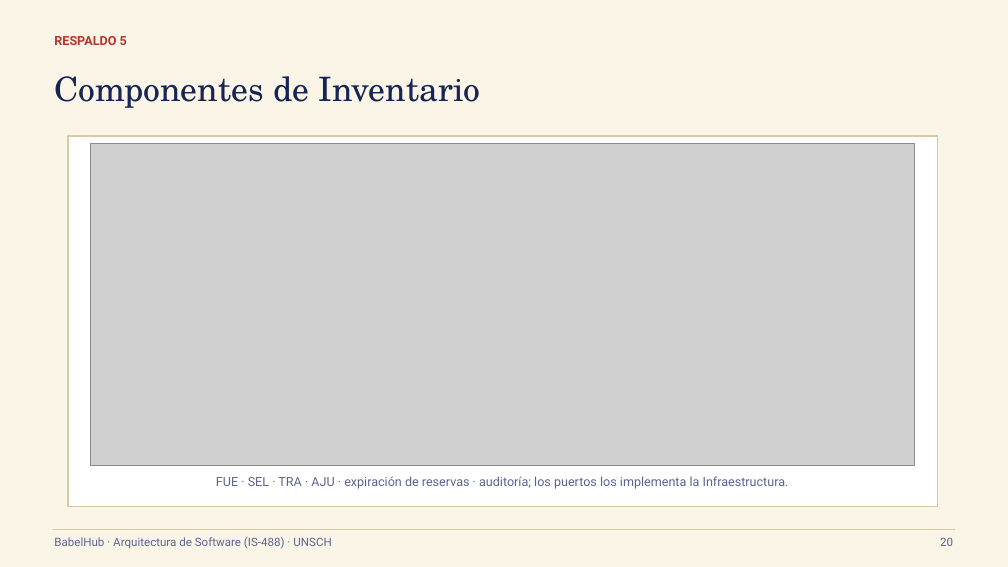
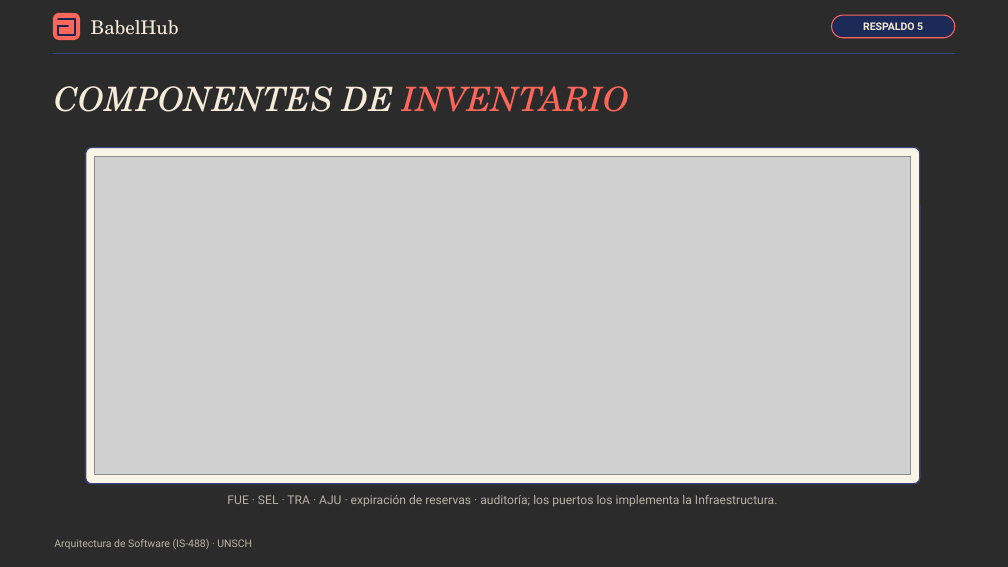
Before and after one commit to P35C4D0R4B1050/BabelHub, a slide deck: slide 20 of docs/BabelHub_Exposicion.pptx. Drawn at 1008x567 pixels with LibreOffice and Linux fonts; fonts in the diff are those of the drawing; grey boxes stand for pictures; background and template pictures are left out; a plain dark background stands for a picture behind light text. Boxes give left, top, right and bottom in pixels: in the first picture for what was removed or moved away, otherwise in the second. Text is boxed around its words. In the diff, an @@ line names an element or a change of style, - is before the commit and + after.

```diff
--- a/docs/BabelHub_Exposicion.pptx
+++ b/docs/BabelHub_Exposicion.pptx
@@ background #FBF5E8 to picture (left out) @@
@@ rounded rectangle added at <box>53,13,80,40</box>, fill #FF665A @@
@@ line added from (58, 19) to (75, 19), #172554 1.75 pt @@
@@ line added from (58, 35) to (58, 26), #172554 1.75 pt @@
@@ line added from (58, 26) to (68, 26), #172554 1.75 pt @@
@@ line added from (75, 19) to (75, 35), #172554 1.75 pt @@
@@ text added at <box>91,20,179,35</box>, 18 pt, text #F5EBD8 @@
+BabelHub
@@ rounded rectangle "RESPALDO 5": place and size @@
-rounded rectangle "RESPALDO 5" at <box>54,36,127,45</box>
+rounded rectangle "RESPALDO 5" at <box>832,15,955,38</box>
@@ rounded rectangle "RESPALDO 5" at <box>832,15,955,38</box>: size 12 to 10 pt, text colour #B5352A to #F5EBD8; alignment left to centre; vertical alignment top to middle; fill none to #1B2A57; outline none to #FF665A 1 pt @@
@@ line added from (53, 53) to (955, 53), #36457A 0.75 pt @@
@@ line added from (75, 35) to (58, 35), #172554 1.75 pt @@
@@ text at <box>54,86,629,112</box>: text changed; text colour #172554 to #F5EBD8; italic on @@
-Componentes de Inventario
+COMPONENTES DE INVENTARIO
@@ rectangle removed at <box>68,136,938,507</box> @@
@@ rounded rectangle added at <box>85,147,920,484</box>, fill #FBF5E8, outline #36457A 1.25 pt @@
@@ picture: place and size @@
-picture at <box>91,144,915,465</box>
+picture at <box>95,157,910,475</box>
@@ text "FUE · SEL · TRA ...": place and size @@
-text "FUE · SEL · TRA ..." at <box>216,476,789,489</box>
+text "FUE · SEL · TRA ..." at <box>227,495,778,507</box>
@@ text "FUE · SEL · TRA ..." at <box>227,495,778,507</box>: size 12 to 11.5 pt, text colour #5B6490 to #B7B3A8 @@
@@ line removed from (53, 529) to (955, 529) @@
@@ text at <box>54,539,252,549</box>: text changed; size 11 to 10 pt; text colour #5B6490 to #B7B3A8 @@
-BabelHub · Arquitectura de Software (IS-488) · UNSCH
+Arquitectura de Software (IS-488) · UNSCH
@@ text removed at <box>940,537,953,546</box> @@
-20
```
Also in this commit, not shown: 24 other slides changed.
